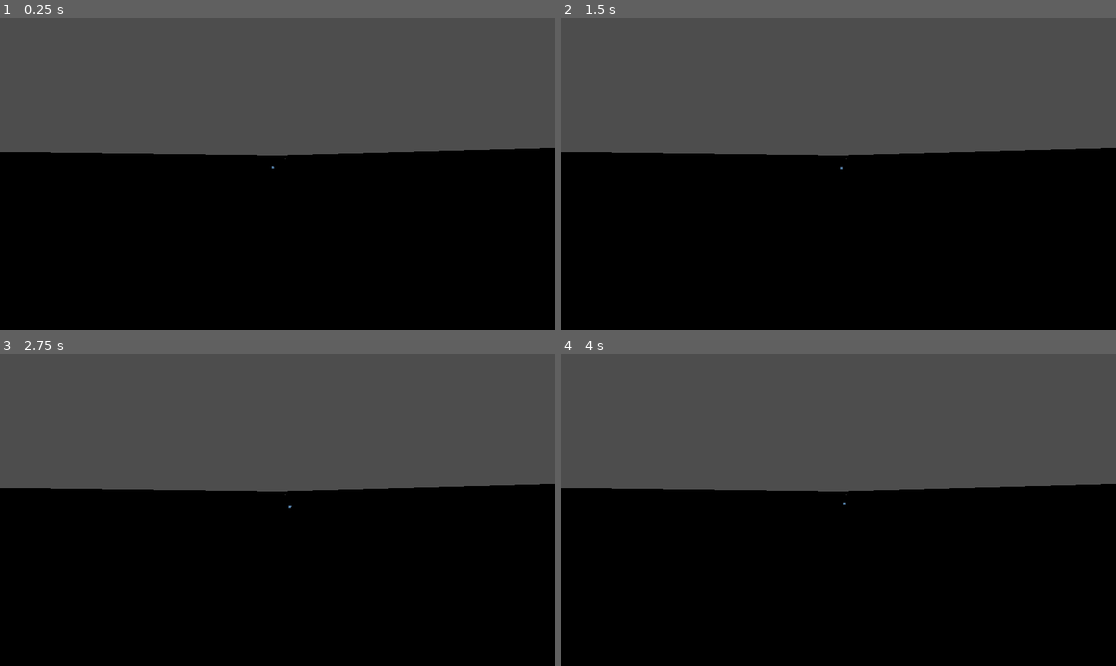
Above: before the commit, frames 1-4 (two rows, left to right).
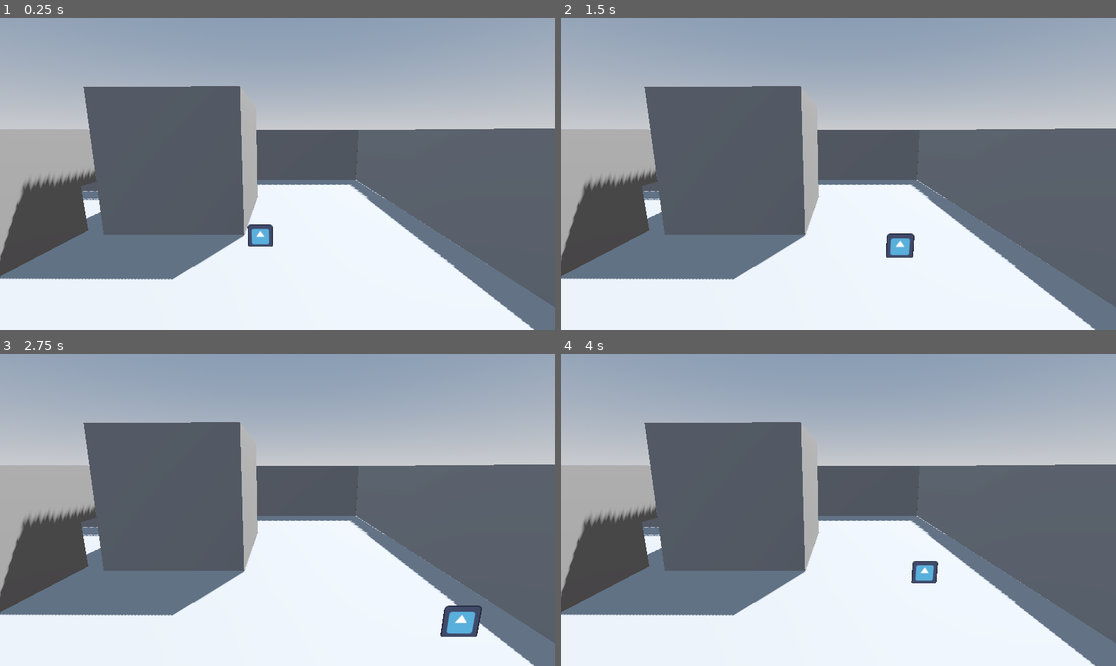
Above: after the commit, the same moments.

Repository: tetenc555/Game-GGJ26
Game: Godot game, scene res://Scenes/Mapa/node_3d.tscn
Two runs of this game, one before a commit and one after it. Both use one fixed random seed, a clock stepped at 60 frames per second and the inputs below. The engine's default icon, where the game draws it, is replaced by a stand-in: a white triangle on a blue panel in a dark square.
Inputs:
- Up to frame 1 (0.25 s): no input
- Up to frame 2 (1.5 s): tap Enter (ui_accept) at 0.5, 0.77 s; hold Right (ui_right) 0.53-1.28 s; hold Down (ui_down) from 1.28 s (still down)
- Up to frame 3 (2.75 s): tap Enter (ui_accept) at 1.52 s; release Down (ui_down) at 2.03 s; hold Right (ui_right) from 2.03 s (still down)
- Up to frame 4 (4 s): release Right (ui_right) at 2.78 s; hold Up (ui_up) 2.78-3.53 s; tap Enter (ui_accept) at 3.02, 3.77 s; hold Left (ui_left) from 3.53 s (still down)

The runs differ from the first frame. In frame 1, 93% of the frame differs, in the area x 0-100%, y 0-100%; in frame 2, 93%; in frame 3, 93%; in frame 4, 93%.

Commit message:
buraco de porta e cubo gigantesco

Diff:
--- a/Scenes/Mapa/node_3d.tscn
+++ b/Scenes/Mapa/node_3d.tscn
@@ -2,14 +2,40 @@
 
 [ext_resource type="PackedScene" uid="uid://db1dqsavnoda7" path="res://Scenes/Personagem/Personagem.tscn" id="1_7q7q3"]
 
+[sub_resource type="ProceduralSkyMaterial" id="ProceduralSkyMaterial_33f23"]
+sky_horizon_color = Color(0.66224277, 0.6717428, 0.6867428, 1)
+ground_horizon_color = Color(0.66224277, 0.6717428, 0.6867428, 1)
+
+[sub_resource type="Sky" id="Sky_6d1t3"]
+sky_material = SubResource("ProceduralSkyMaterial_33f23")
+
+[sub_resource type="Environment" id="Environment_6wwey"]
+background_mode = 2
+sky = SubResource("Sky_6d1t3")
+tonemap_mode = 2
+glow_enabled = true
+
+[sub_resource type="BoxShape3D" id="BoxShape3D_6d1t3"]
+size = Vector3(8, 8, 8)
+
+[sub_resource type="BoxMesh" id="BoxMesh_33f23"]
+size = Vector3(8, 8, 8)
+
 [node name="Node3D" type="Node3D" unique_id=1740440265]
 
+[node name="WorldEnvironment" type="WorldEnvironment" parent="." unique_id=1223002260]
+environment = SubResource("Environment_6wwey")
+
+[node name="DirectionalLight3D" type="DirectionalLight3D" parent="." unique_id=1695156520]
+transform = Transform3D(-0.8660254, -0.43301278, 0.25, 0, 0.49999997, 0.86602545, -0.50000006, 0.75, -0.43301266, 0, 0, 0)
+shadow_enabled = true
+
 [node name="Camera3D" type="Camera3D" parent="." unique_id=675466456]
-transform = Transform3D(1, 0, 0, 0, 0.8660254, 0.5, 0, -0.5, 0.8660254, 2.3447785, 6.31049, 15.417265)
-fov = 156.8
+transform = Transform3D(0.99995995, 0.0011437929, 0.008880456, -0.002780326, 0.9824447, 0.18653338, -0.008511201, -0.18655059, 0.9824085, -0.09952009, 6.370637, 11.026501)
+fov = 68.78564
 
 [node name="CharacterBody3D" parent="." unique_id=1111050496 instance=ExtResource("1_7q7q3")]
-transform = Transform3D(1, 0, 0, 0, 1, 0, 0, 0, 1, 0, 1.4352562, 0)
+transform = Transform3D(1, 0, 0, 0, 1, 0, 0, 0, 1, -1.0798061, 1.3683846, 0.20596409)
 
 [node name="C-S" type="CSGBox3D" parent="." unique_id=662865334]
 transform = Transform3D(1, 0, 0, 0, 1, 0, 0, 0, 1, -1.2093658, 0, 3.797699)
@@ -26,7 +52,7 @@
 size = Vector3(9.880615, 1, 12.884079)
 
 [node name="P-S-E" type="CSGBox3D" parent="." unique_id=999183506]
-transform = Transform3D(1, 0, 0, 0, 1, 0, 0, 0, 1, 9.215432, 3.2601848, 3.788147)
+transform = Transform3D(1, 0, 0, 0, 1, 0, 0, 0, 1, 9.207278, 3.212112, 3.801197)
 size = Vector3(0.068847656, 6.4263306, 39.964233)
 
 [node name="P-S-W" type="CSGBox3D" parent="." unique_id=1479889664]
@@ -34,6 +60,16 @@
 use_collision = true
 collision_layer = 3
 size = Vector3(0.068847656, 6.4263306, 39.964233)
+
+[node name="CSGBox3D" type="CSGBox3D" parent="P-S-W" unique_id=1232342871]
+transform = Transform3D(1, 0, 0, 0, 1, 0, 0, 0, 1, 0, -1.3743935, 10.741316)
+size = Vector3(1, 2.7645264, 2.0146484)
+
+[node name="CSGBox3D2" type="CSGBox3D" parent="P-S-W" unique_id=33403756]
+transform = Transform3D(1, 0, 0, 0, 1, 0, 0, 0, 1, 0, -1.4005766, -6.541526)
+layers = 2
+operation = 2
+size = Vector3(1, 2.7645264, 2.0146484)
 
 [node name="P-S-N" type="CSGBox3D" parent="." unique_id=14124546]
 transform = Transform3D(1, 0, 0, 0, 1, 0, 0, 0, 1, -1.2519712, 3.2601848, -16.163532)
@@ -48,7 +84,7 @@
 size = Vector3(9.876919, 6.4263306, 0.13683319)
 
 [node name="P-B-N" type="CSGBox3D" parent="." unique_id=701803349]
-transform = Transform3D(1, 0, 0, 0, 1, 0, 0, 0, 1, -16.589317, 3.2601848, 7.796811)
+transform = Transform3D(1, 0, 0, 0, 0.9999596, -0.008988325, 0, 0.008988325, 0.9999596, -16.589317, 3.2601848, 7.796811)
 size = Vector3(9.886702, 6.4263306, 0.13683319)
 
 [node name="P-B-W" type="CSGBox3D" parent="." unique_id=2071574001]
@@ -66,3 +102,15 @@
 [node name="P-B-W2" type="CSGBox3D" parent="." unique_id=1823053057]
 transform = Transform3D(1, 0, 0, 0, 1, 0, 0, 0, 1, -27.695524, 3.2601848, -2.6032581)
 size = Vector3(0.073207855, 6.4263306, 16.447395)
+
+[node name="interacao" type="StaticBody3D" parent="." unique_id=1353352481]
+transform = Transform3D(1, 0, 0, 0, 1, 0, 0, 0, 1, 6.1983356, -1.1076565, 15.035214)
+
+[node name="CollisionShape3D" type="CollisionShape3D" parent="interacao" unique_id=1090418100]
+transform = Transform3D(1, 0, 0, 0, 1, 0, 0, 0, 1, -12.2026005, 5.642267, -20.076195)
+shape = SubResource("BoxShape3D_6d1t3")
+debug_color = Color(0.9050437, 0.00014054179, 0.749598, 0.41960785)
+
+[node name="MeshInstance3D" type="MeshInstance3D" parent="interacao" unique_id=398746711]
+transform = Transform3D(1, 0, 0, 0, 0.99975973, 0.021919578, 0, -0.021919578, 0.99975973, -12.300042, 5.615694, -20.0952)
+mesh = SubResource("BoxMesh_33f23")
